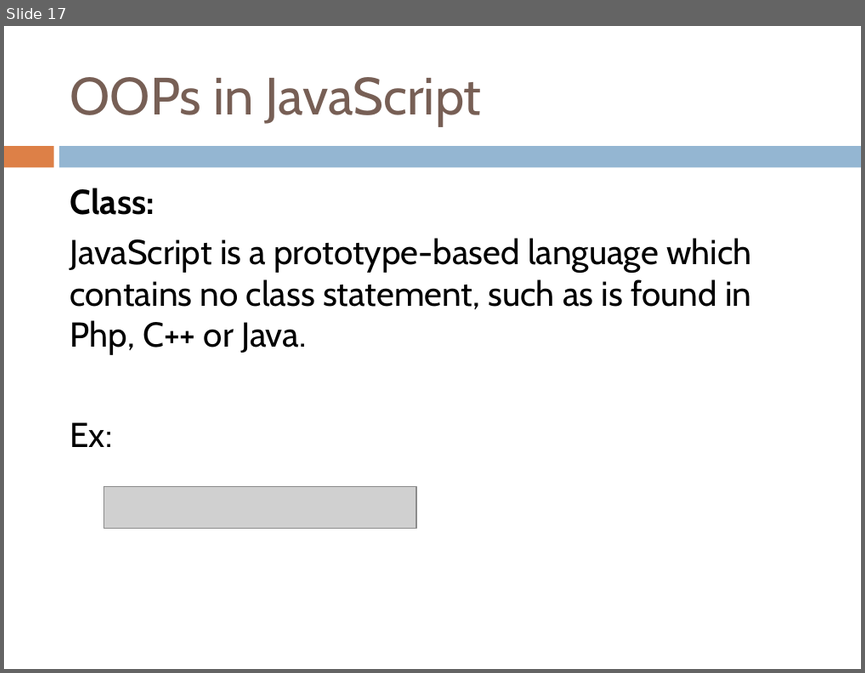
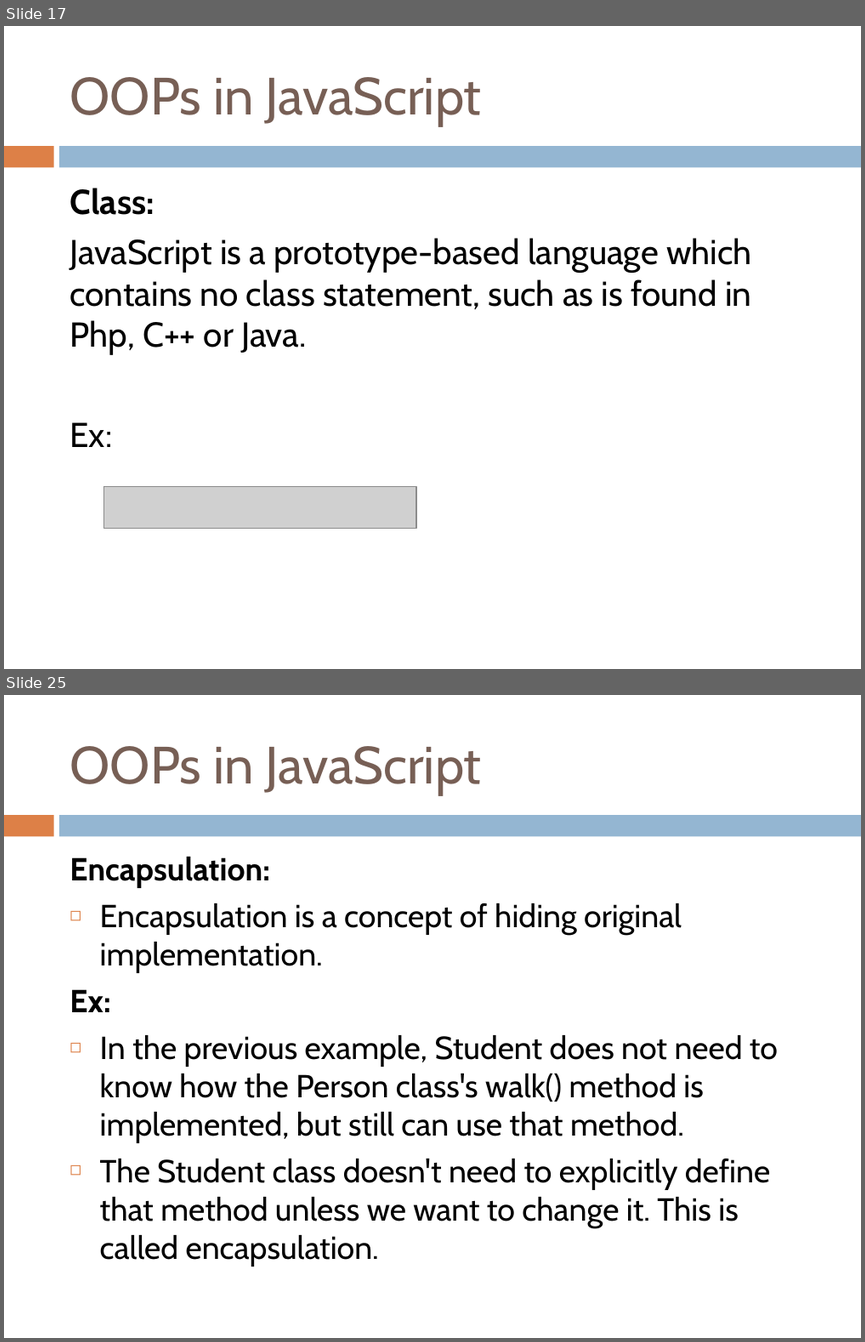
Before and after one commit to yedukondalurd/PPT, a slide deck: Advanced Javascript.pptx. Shown one above the other, each under a label of ours: slide 17 before the commit, slides 17 and 25 after it; the slides between them are not shown. The pictures are 865x673 and 865x1342 pixels, drawn with LibreOffice and Linux fonts; fonts in the diff are those of the drawing; grey boxes stand for pictures. Boxes give left, top, right and bottom in pixels: in the first picture for what was removed or moved away, otherwise in the second. Text is boxed around its words. In the diff, an @@ line names an element or a change of style, - is before the commit and + after.

```diff
--- a/Advanced Javascript.pptx
+++ b/Advanced Javascript.pptx
@@ slide 25 added at (x1=4, y1=695, x2=861, y2=1338), background #FFFFFF; not listed: 2 template elements that a slide beside it also shows @@
@@ title added at (x1=69, y1=746, x2=482, y2=795), 44 pt, text #775F55 @@
+OOPs in JavaScript
@@ text added at (x1=69, y1=857, x2=778, y2=1266), 26.8 pt, text #000000 @@
+Encapsulation:
+◻ Encapsulation is a concept of hiding original implementation.
+Ex:
+◻ In the previous example, Student does not need to know how the Person class's walk() method is implemented, but still can use that method.
+◻ The Student class doesn't need to explicitly define that method unless we want to change it. This is called encapsulation.
```
Also in this commit, not shown: 3 slides changed, 12 other slides added, 1 other file.
